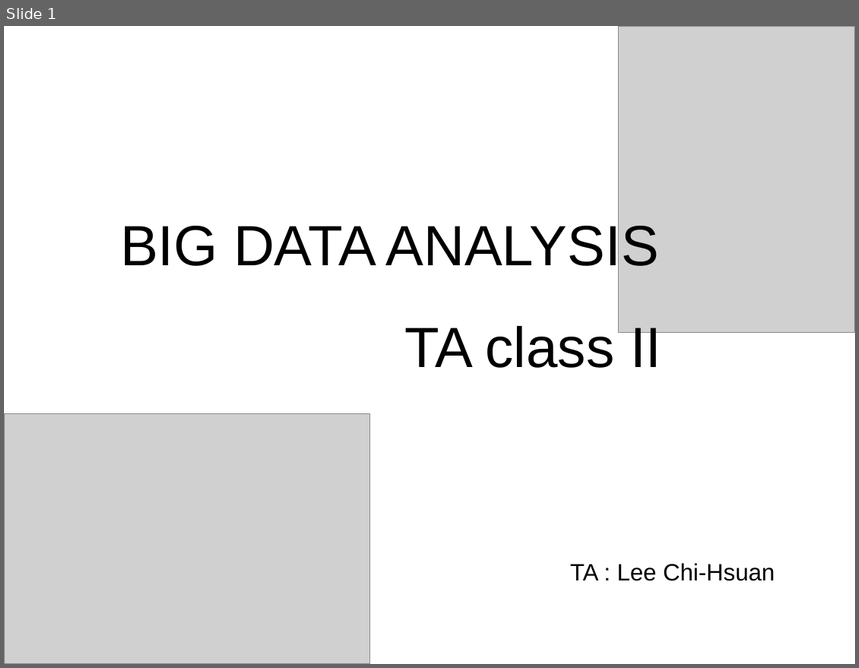
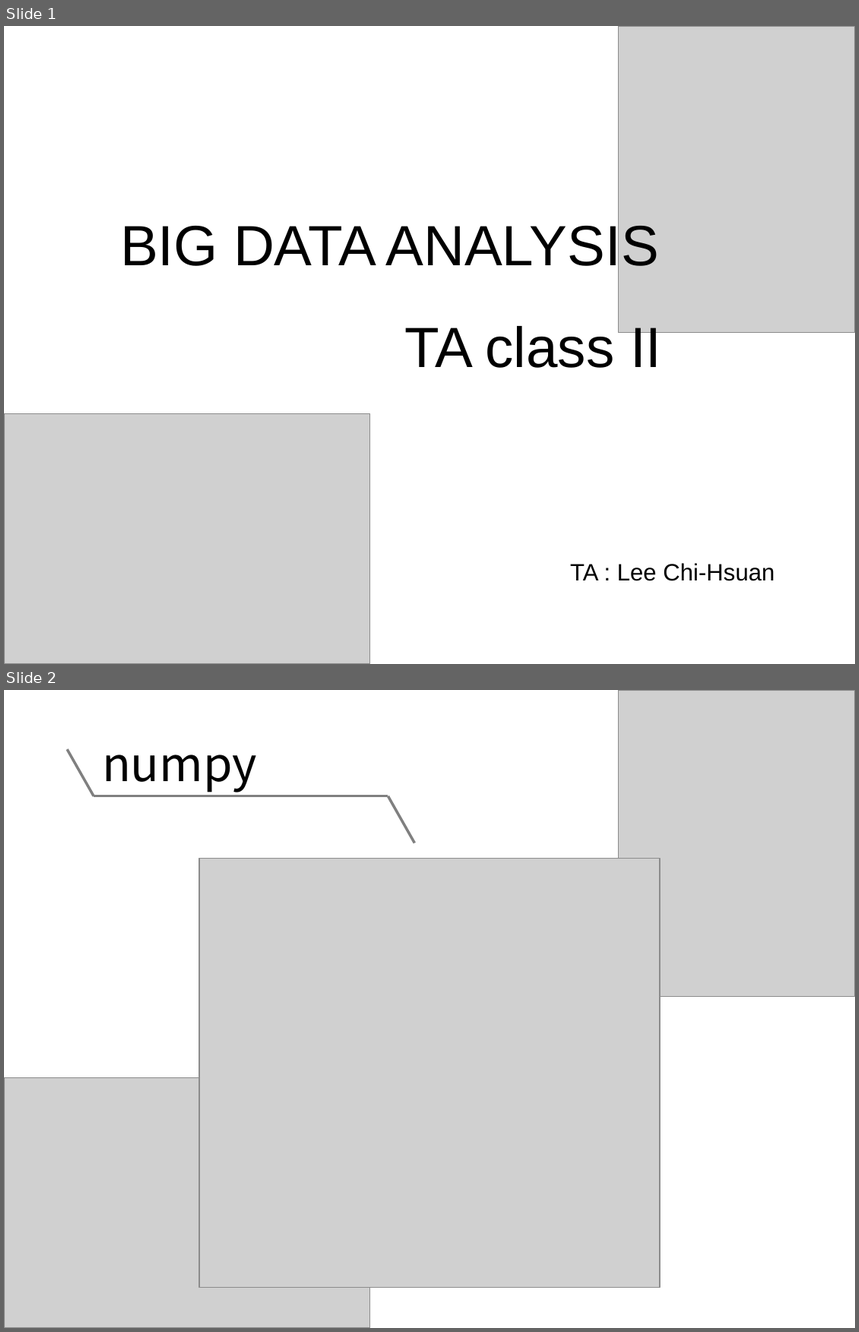
Before and after one commit to NCKU-BDA-2020/TA_Python, a slide deck: TA Class II/TA_Class_II.pptx. Shown one above the other, each under a label of ours: slide 1 before the commit, slides 1 and 2 after it. The pictures are 859x668 and 859x1332 pixels, drawn with LibreOffice and Linux fonts; fonts in the diff are those of the drawing; grey boxes stand for pictures. Boxes give left, top, right and bottom in pixels: in the first picture for what was removed or moved away, otherwise in the second. Text is boxed around its words. In the diff, an @@ line names an element or a change of style, - is before the commit and + after.

Commit message:
Add two picture to class II ppt

```diff
--- a/TA Class II/TA_Class_II.pptx
+++ b/TA Class II/TA_Class_II.pptx
@@ slide 2 added at <box>4,690,855,1328</box>, background #FFFFFF @@
@@ picture added at <box>619,690,855,996</box> @@
@@ line added from (67, 749) to (94, 796), #808080 2.25 pt @@
@@ text added at <box>102,755,257,793</box>, 40 pt, text #000000 @@
+numpy
@@ line added from (94, 796) to (388, 796), #808080 2.25 pt @@
@@ line added from (388, 796) to (414, 844), #808080 2.25 pt @@
@@ picture added at <box>199,859,659,1288</box> @@
@@ picture added at <box>4,1078,370,1328</box> @@
```
Also in this commit, not shown: 1 slide changed, 1 other slide added.
